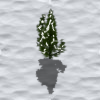
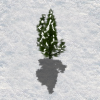
Before/after of a 100px x 100px layered artwork. What changed in the layer stack:
painted on "Pasted Layer" over [left=0, top=0, right=100, bottom=100]
